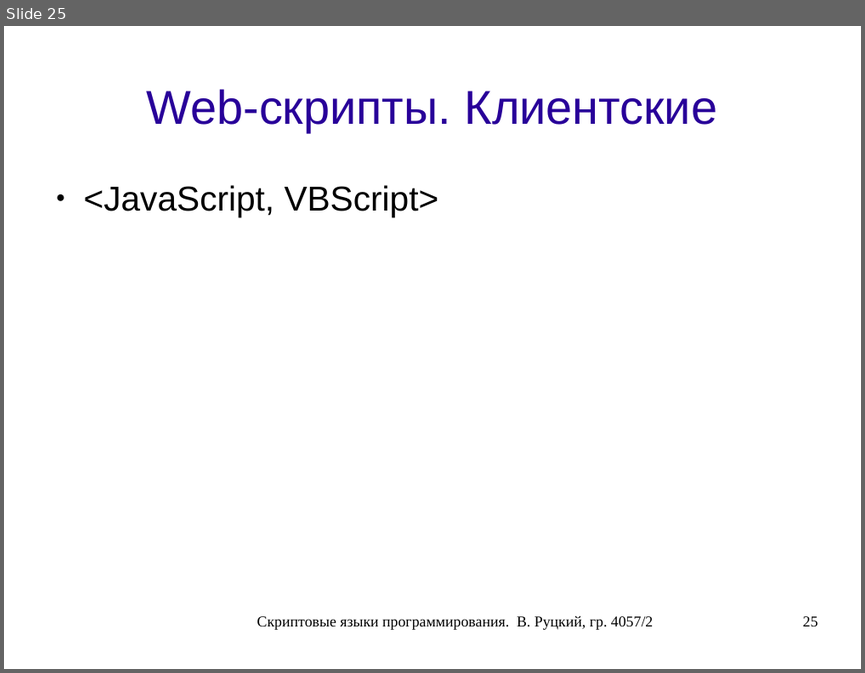
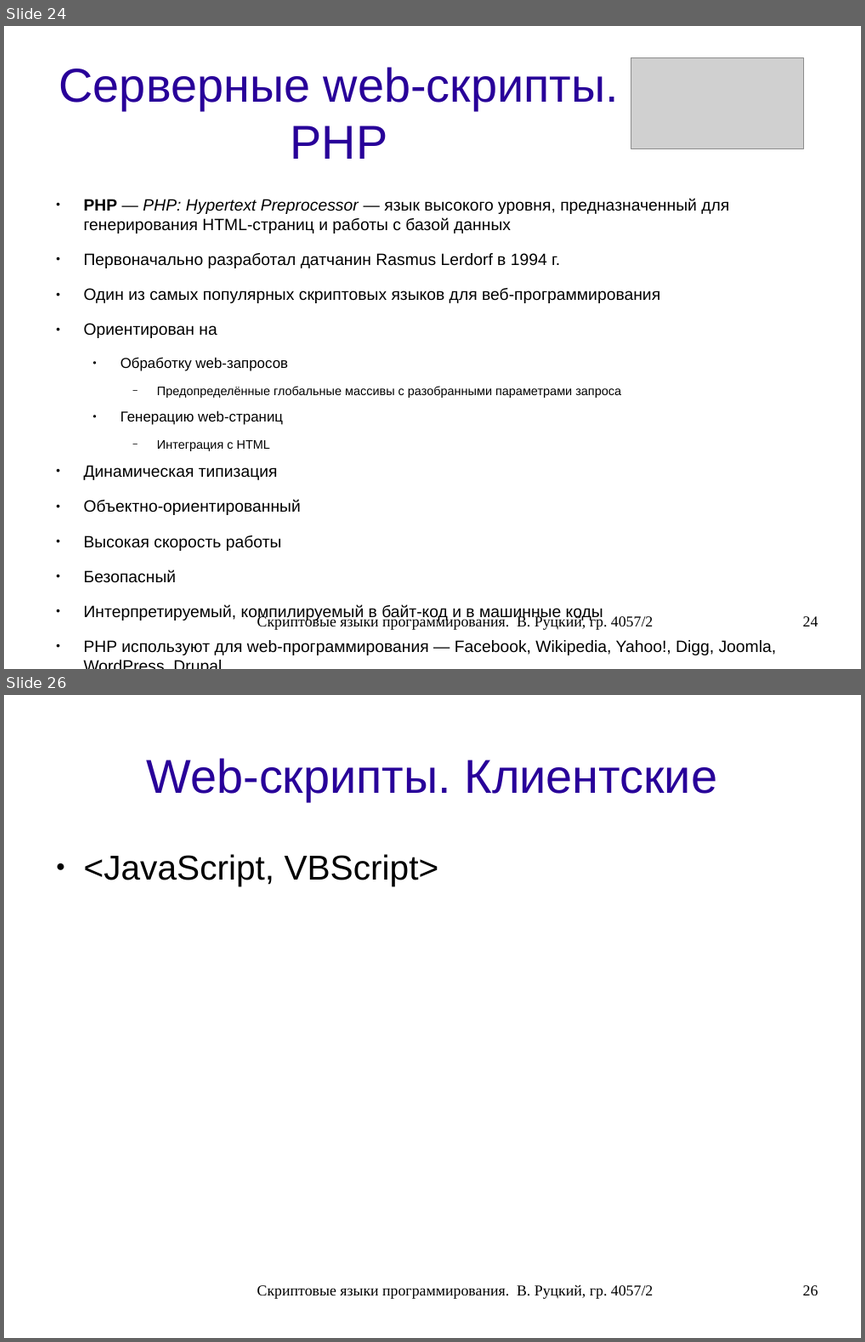
Before and after one commit to rutsky/semester07, a slide deck: Operation_systems/scripting_languages/40572_Rutsky_Scripting_languages.odp. Shown one above the other, each under a label of ours: slide 25 before the commit, slides 24 and 26 after it; the slides between them are not shown. The pictures are 865x673 and 865x1342 pixels, drawn with LibreOffice and Linux fonts; fonts in the diff are those of the drawing; grey boxes stand for pictures. Boxes give left, top, right and bottom in pixels: in the first picture for what was removed or moved away, otherwise in the second. Text is boxed around its words. In the diff, an @@ line names an element or a change of style, - is before the commit and + after.

```diff
--- a/Operation_systems/scripting_languages/40572_Rutsky_Scripting_languages.odp
+++ b/Operation_systems/scripting_languages/40572_Rutsky_Scripting_languages.odp
@@ slide 24 added at (x1=4, y1=26, x2=861, y2=669), background #FFFFFF @@
@@ title added at (x1=59, y1=67, x2=619, y2=159), 44 pt, text #280099 @@
+Серверные web-скрипты. PHP
@@ picture added at (x1=631, y1=58, x2=803, y2=149) @@
@@ text added at (x1=84, y1=198, x2=777, y2=655), 15.2 pt, text #000000 @@
+● PHP — PHP: Hypertext Preprocessor — язык высокого уровня, предназначенный для генерирования HTML-страниц и работы с базой данных
+● Первоначально разработал датчанин Rasmus Lerdorf в 1994 г.
+● Один из самых популярных скриптовых языков для веб-программирования
+● Ориентирован на
+  ● Обработку web-запросов
+    − Предопределённые глобальные массивы с разобранными параметрами запроса
+  ● Генерацию web-страниц
+    − Интеграция с HTML
+● Динамическая типизация
+● Объектно-ориентированный
+● Высокая скорость работы
+● Безопасный
+● Интерпретируемый, компилируемый в байт-код и в машинные коды
+● PHP используют для web-программирования — Facebook, Wikipedia, Yahoo!, Digg, Joomla, WordPress, Drupal
@@ text added at (x1=257, y1=615, x2=653, y2=630), 14 pt, text #000000 @@
+Скриптовые языки программирования. В. Руцкий, гр. 4057/2
@@ page number added at (x1=803, y1=616, x2=818, y2=626), 14 pt, text #000000 @@
+24
@@ what was slide 25 is now slide 26 @@
@@ page number at (x1=803, y1=1285, x2=818, y2=1295): text changed @@
-25
+26
```
Also in this commit, not shown: 1 slide changed, 1 other slide added, 1 slide removed.
